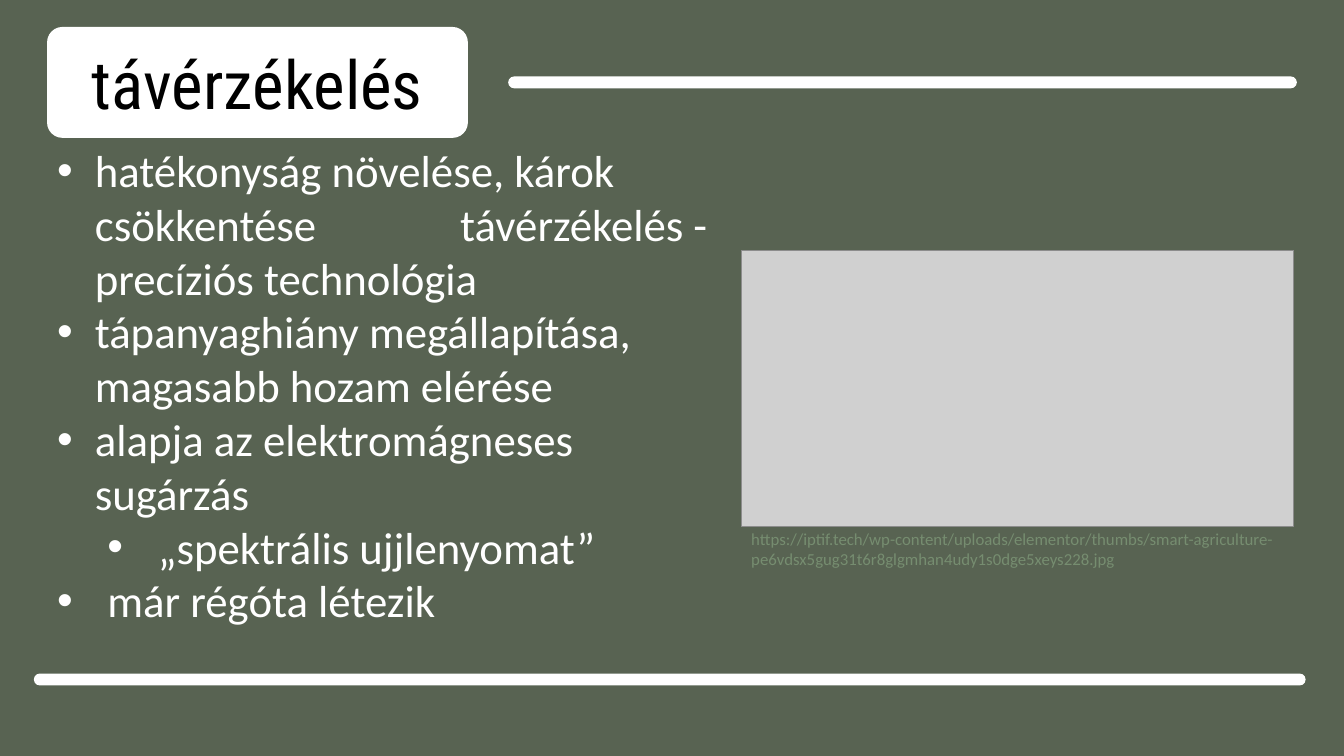
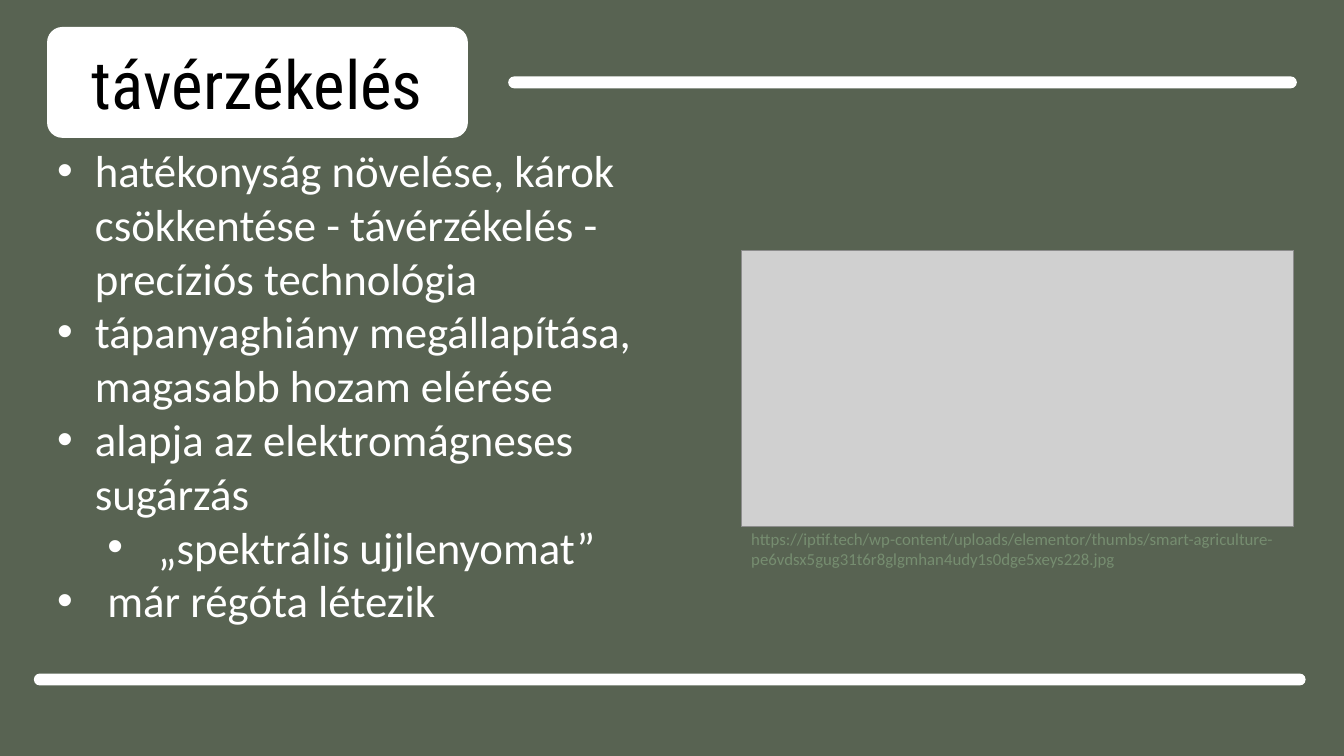
Before and after one commit to dzsofri/paprika, a slide deck: slide 8 of Bemutató1.pptx. Drawn at 1344x756 pixels with LibreOffice and Linux fonts; fonts in the diff are those of the drawing; grey boxes stand for pictures. Boxes give left, top, right and bottom in pixels: in the first picture for what was removed or moved away, otherwise in the second. Text is boxed around its words. In the diff, an @@ line names an element or a change of style, - is before the commit and + after.

```diff
--- a/Bemutató1.pptx
+++ b/Bemutató1.pptx
@@ text at (x1=95, y1=156, x2=614, y2=303): text changed @@
-• hatékonyság növelése, károk csökkentése távérzékelés - precíziós technológia
+• hatékonyság növelése, károk csökkentése - távérzékelés - precíziós technológia
```
Also in this commit, not shown: 3 other slides changed, 2 other files.
